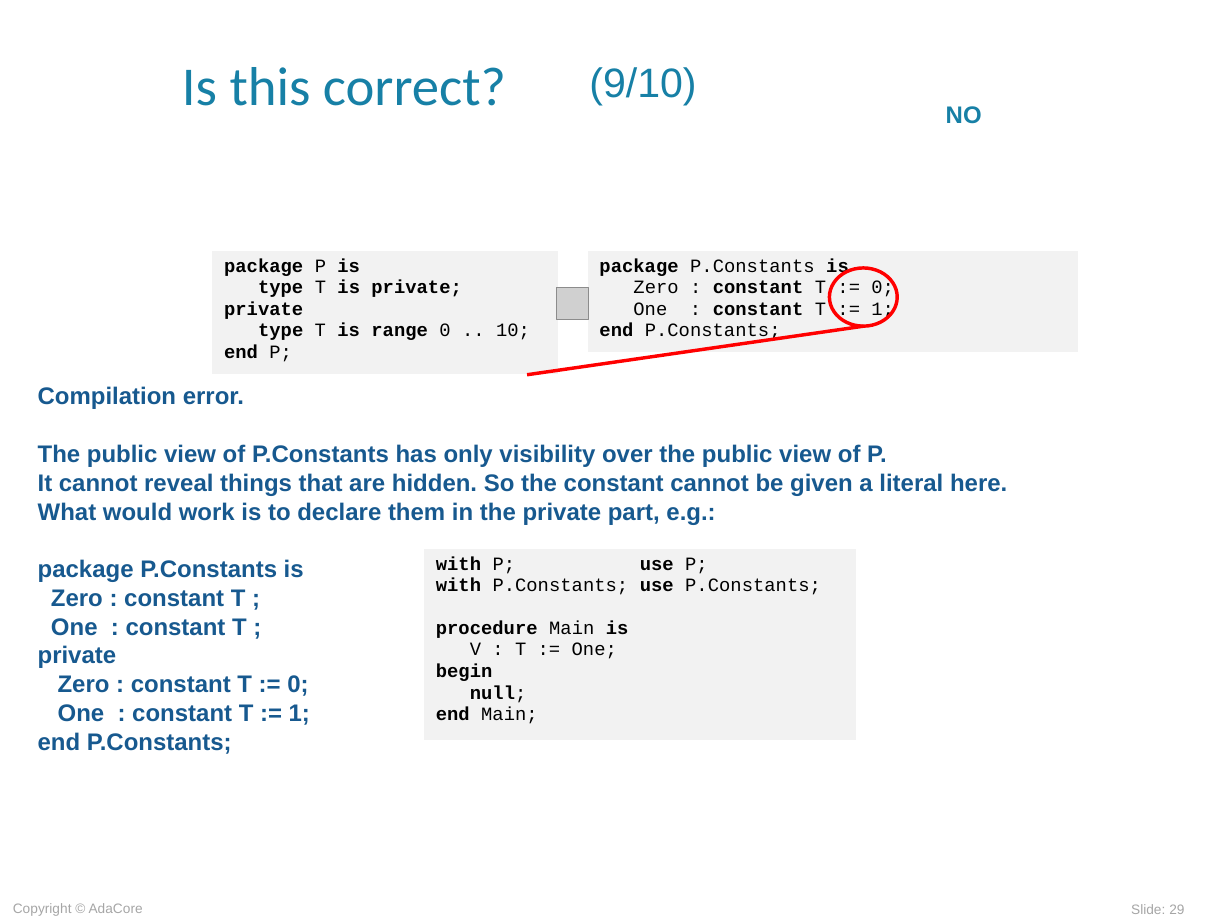
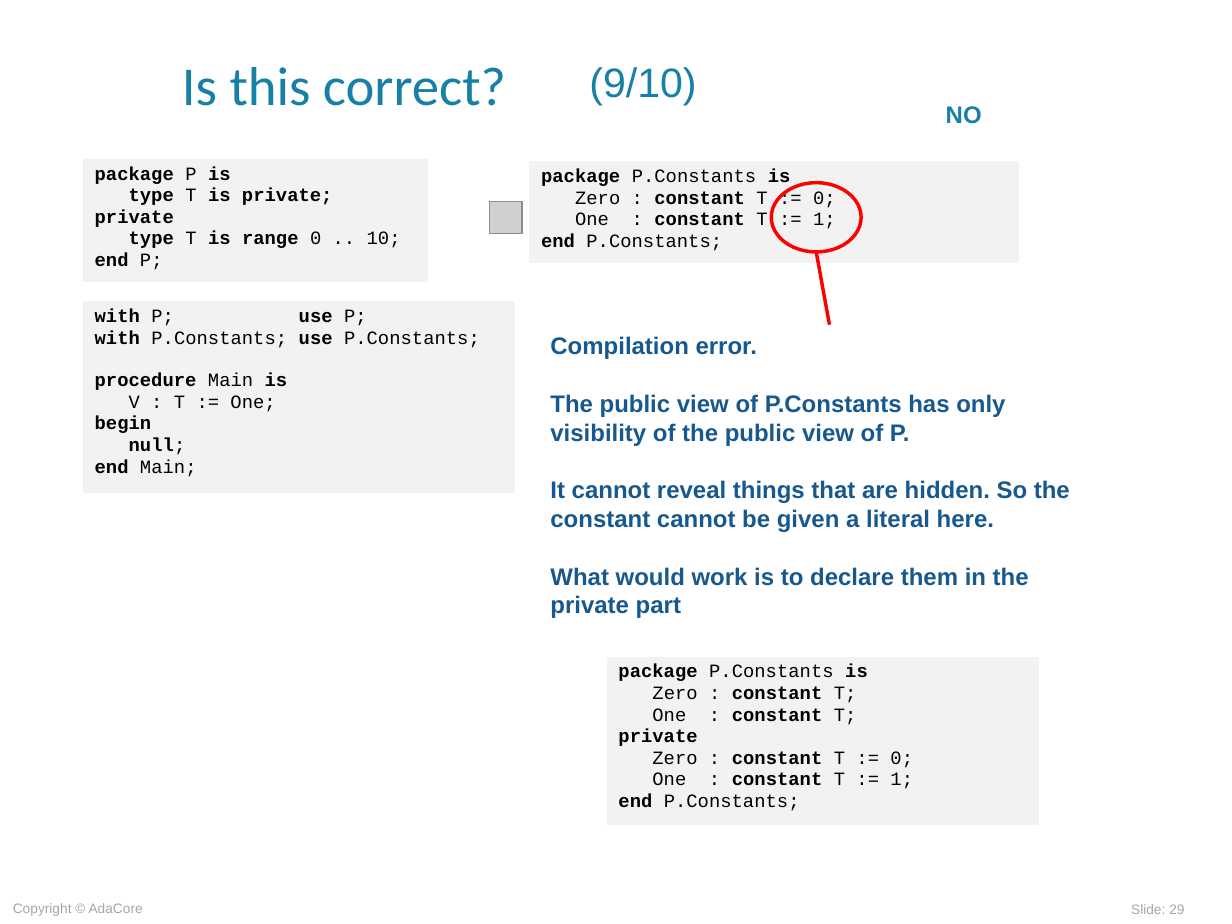
Before and after one commit to AdaCoreU/Courses, a slide deck: slide 29 of lectures/03_Programming_in_the_Large/04_Encapsulation/slides/Encapsulation.ppt. Drawn at 1232x924 pixels with LibreOffice and Linux fonts; fonts in the diff are those of the drawing; grey boxes stand for pictures; background and template pictures are left out. Boxes give left, top, right and bottom in pixels: in the first picture for what was removed or moved away, otherwise in the second. Text is boxed around its words. In the diff, an @@ line names an element or a change of style, - is before the commit and + after.

```diff
--- a/lectures/03_Programming_in_the_Large/04_Encapsulation/slides/Encapsulation.ppt
+++ b/lectures/03_Programming_in_the_Large/04_Encapsulation/slides/Encapsulation.ppt
@@ table moved from (x1=212, y1=250, x2=558, y2=376) to (x1=83, y1=158, x2=429, y2=283) @@
@@ table moved from (x1=588, y1=250, x2=1078, y2=352) to (x1=529, y1=160, x2=1019, y2=262) @@
@@ picture moved from (x1=557, y1=287, x2=589, y2=319) to (x1=490, y1=201, x2=522, y2=233) @@
@@ ellipse resized from (x1=829, y1=269, x2=897, y2=326) to (x1=771, y1=182, x2=861, y2=251) @@
@@ line added from (817, 253) to (829, 325), #FF0000 2.01 pt @@
@@ table moved from (x1=424, y1=548, x2=857, y2=742) to (x1=83, y1=301, x2=516, y2=494) @@
@@ line removed from (864, 326) to (527, 375) @@
@@ text "Compilation error." moved from (x1=38, y1=386, x2=1007, y2=754) to (x1=550, y1=336, x2=1070, y2=618) @@
@@ text at (x1=550, y1=394, x2=1070, y2=618): text changed @@
-The public view of P.Constants has only visibility over the public view of P.
-It cannot reveal things that are hidden. So the constant cannot be given a literal here.
-What would work is to declare them in the private part, e.g.:
-package P.Constants is
-Zero : constant T ;
-One : constant T ;
-private
-Zero : constant T := 0;
-One : constant T := 1;
-end P.Constants;
+The public view of P.Constants has only visibility of the public view of P.
+It cannot reveal things that are hidden. So the constant cannot be given a literal here.
+What would work is to declare them in the private part
@@ table added at (x1=606, y1=655, x2=1040, y2=825), 1 rows, 1 columns @@
+package P.Constants is Zero : constant T; / One : constant T; / private / Zero : constant T := 0; / One : constant T := 1; end P.Constants;
```
Also in this commit, not shown: 12 other slides changed, 7 other files.
